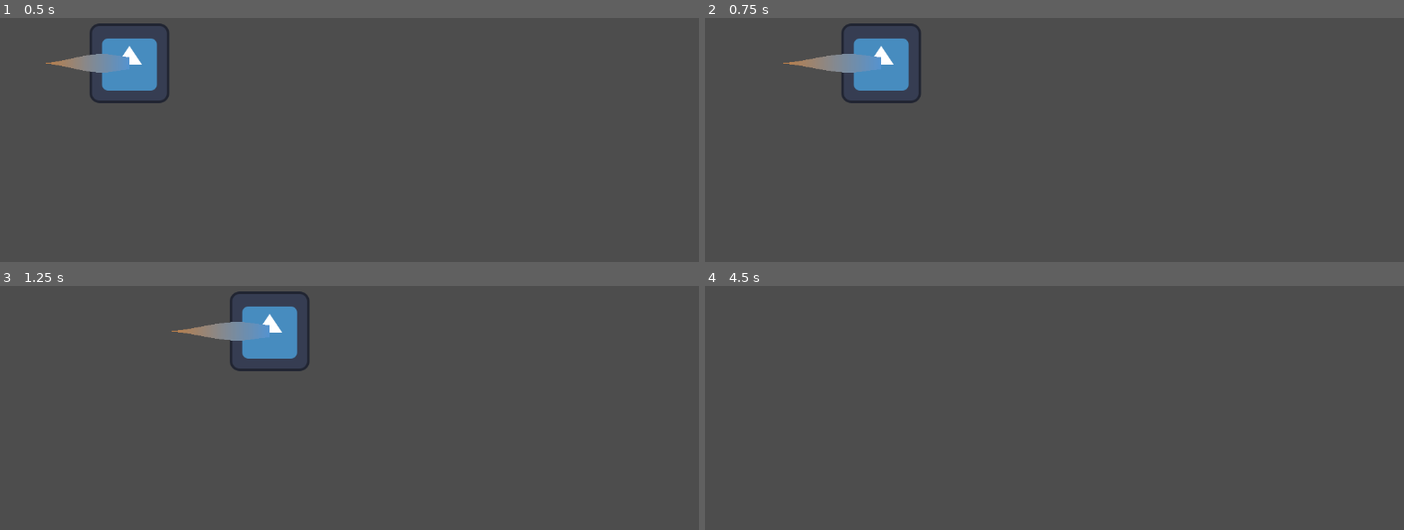
Above: before the commit, frames 1-4 (two rows, left to right).
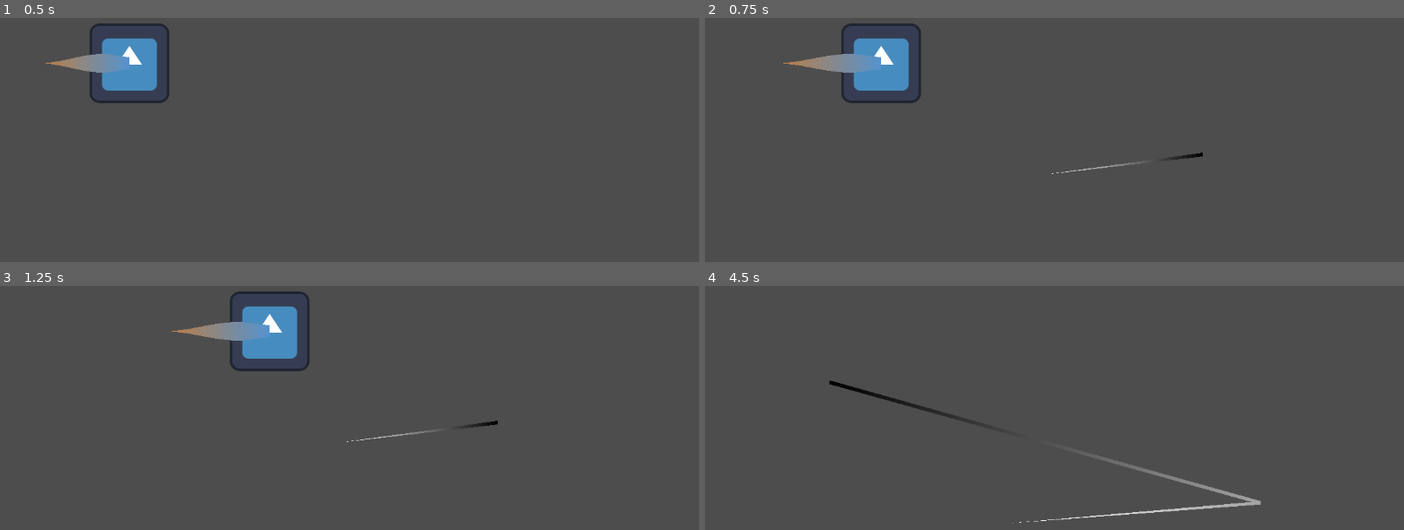
Above: after the commit, the same moments.

Repository: SytonK/trail
Game: Godot game, scene res://trail/example/example.tscn
The game is run twice, just before and just after one commit, with the same random seed, the same clock (stepped at 60 frames per second) and the same inputs. The project has no main scene, so this scene is started directly. The engine's default icon, where the game draws it, is replaced by a stand-in: a white triangle on a blue panel in a dark square.
Inputs (mouse positions are in pixels of both pictures, inside the frame that each line leads up to):
- Up to frame 1 (0.5 s): no input
- Up to frame 2 (0.75 s): move the mouse to (1201, 154) at 0.52 s
- Up to frame 3 (1.25 s): no input
- Up to frame 4 (4.5 s): move the mouse to (900, 461) at 1.27 s; move the mouse to (1117, 354) at 2.02 s; move the mouse to (1012, 522) at 2.77 s; move the mouse to (1257, 503) at 3.52 s; tap Enter at 4.25 s; move the mouse to (830, 381) at 4.27 s

Frame 1 is identical in both runs. In frame 2, 0.1% of the frame differs, in the area x 49-72%, y 55-64%; in frame 3, 0.1%; in frame 4, 0.9%, in the area x 17-80%, y 38-98%.

Commit message:
add frequency

Diff:
--- a/trail/example/example.tscn
+++ b/trail/example/example.tscn
@@ -18,3 +18,4 @@
 gradient = SubResource("Gradient_t1lsq")
 script = ExtResource("3_xhq0p")
 max_length = 10
+frequency = 0.1
--- a/trail/trail.gd
+++ b/trail/trail.gd
@@ -5,7 +5,20 @@
 @export var max_length: int
 var queue : Array
 
-func _process(_delta: float) -> void:
+@export var frequency: float = 0
+var time: float = 0
+
+
+func _process(delta: float) -> void:
+	if frequency > 0:
+		time += delta
+		if time >= frequency:
+			time -= frequency
+			_update_points()
+	else:
+		_update_points()
+
+func _update_points() -> void:
 	var pos = _get_position()
 
 	queue.push_front(pos)
